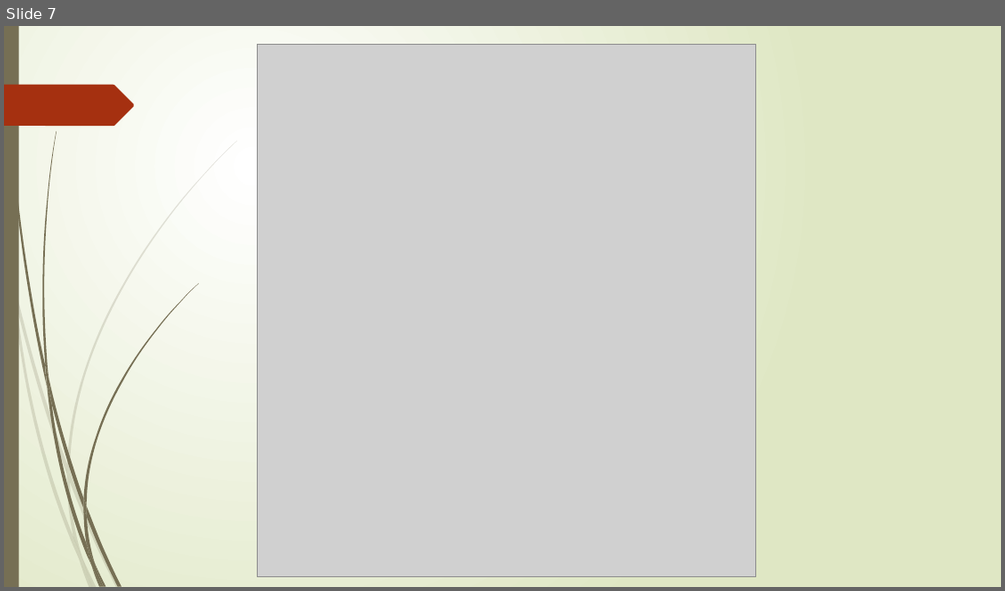
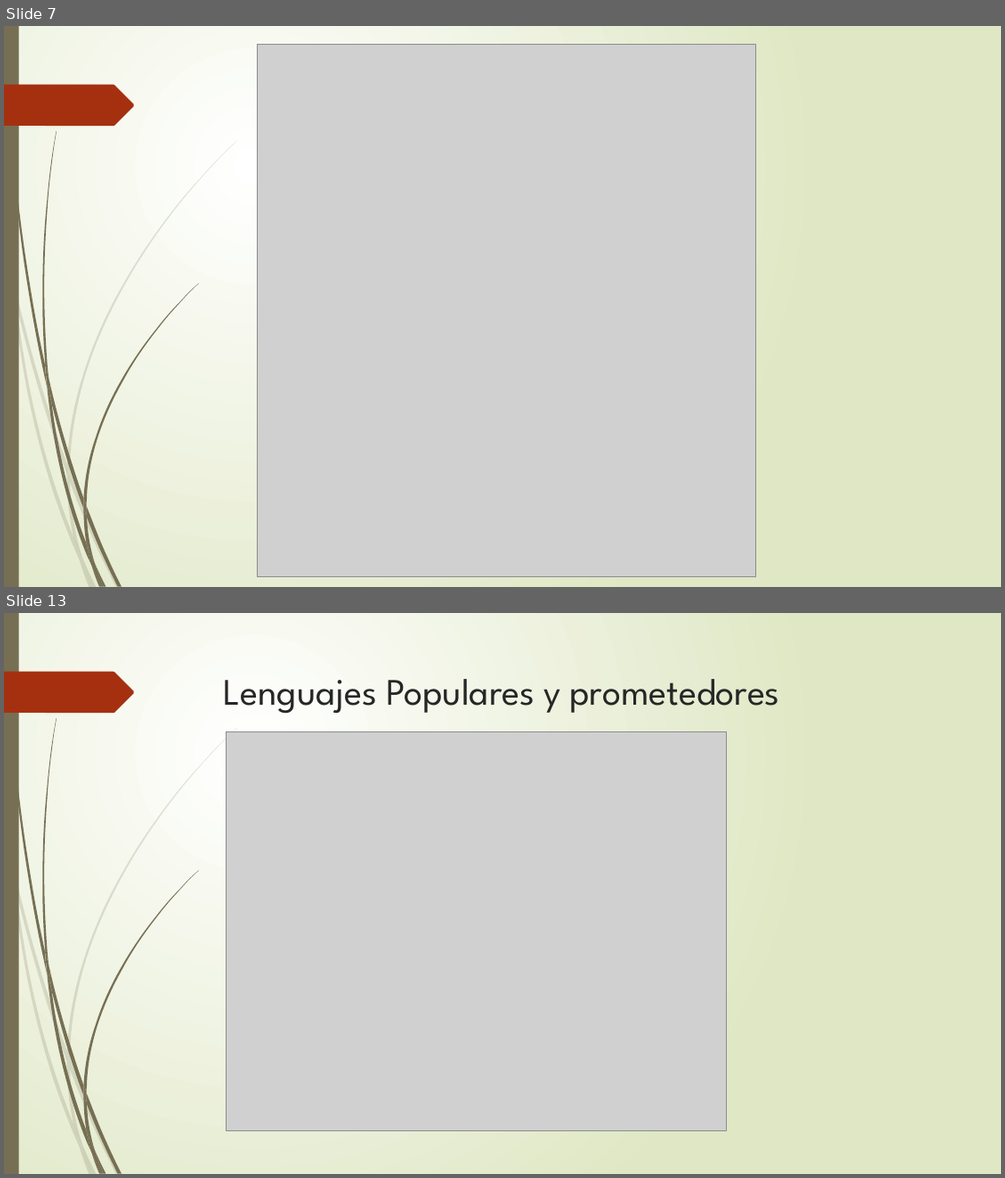
Before and after one commit to mickyys/ppt, a slide deck: Frontend.pptx. Shown one above the other, each under a label of ours: slide 7 before the commit, slides 7 and 13 after it; the slides between them are not shown. The pictures are 1005x591 and 1005x1178 pixels, drawn with LibreOffice and Linux fonts; fonts in the diff are those of the drawing; grey boxes stand for pictures. Boxes give left, top, right and bottom in pixels: in the first picture for what was removed or moved away, otherwise in the second. Text is boxed around its words. In the diff, an @@ line names an element or a change of style, - is before the commit and + after.

```diff
--- a/Frontend.pptx
+++ b/Frontend.pptx
@@ slide 13 added at [4,613,1001,1174], background gradient #FFFFFF to #DFE8C4; not listed: 24 template elements that a slide beside it also shows @@
@@ title added at [224,679,780,714], 36 pt, text #262626 @@
+Lenguajes Populares y prometedores
@@ picture added at [226,732,727,1130] @@
```
Also in this commit, not shown: 2 slides changed, 9 other slides added.
